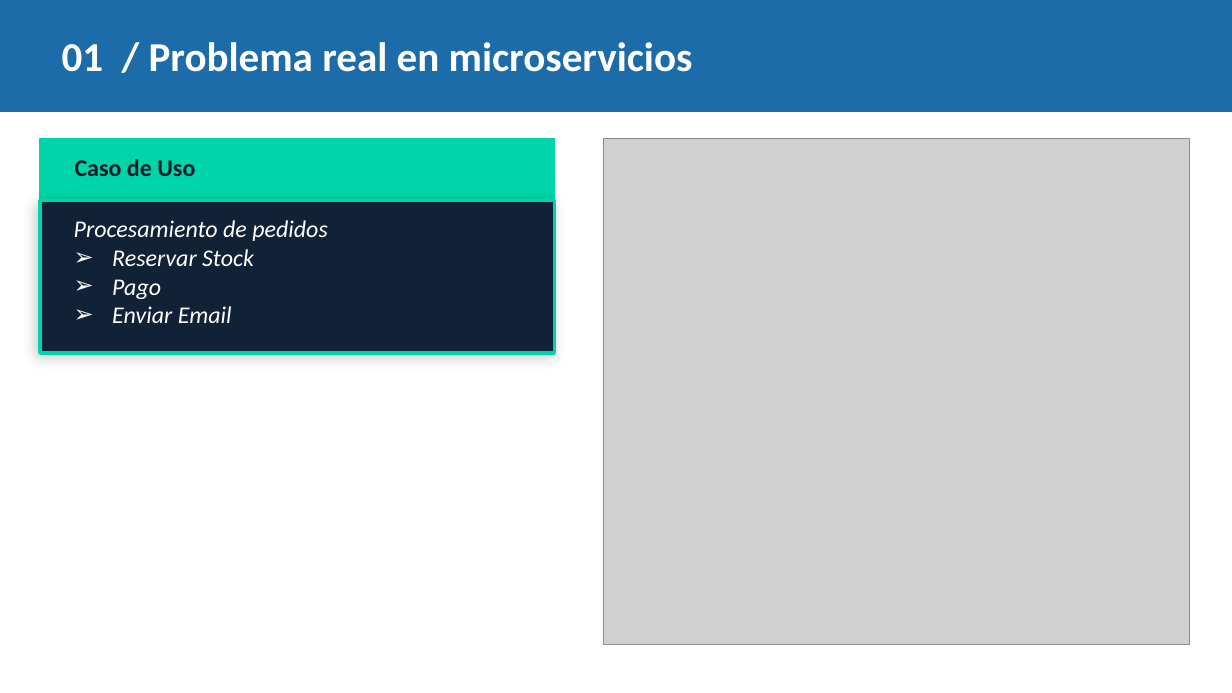
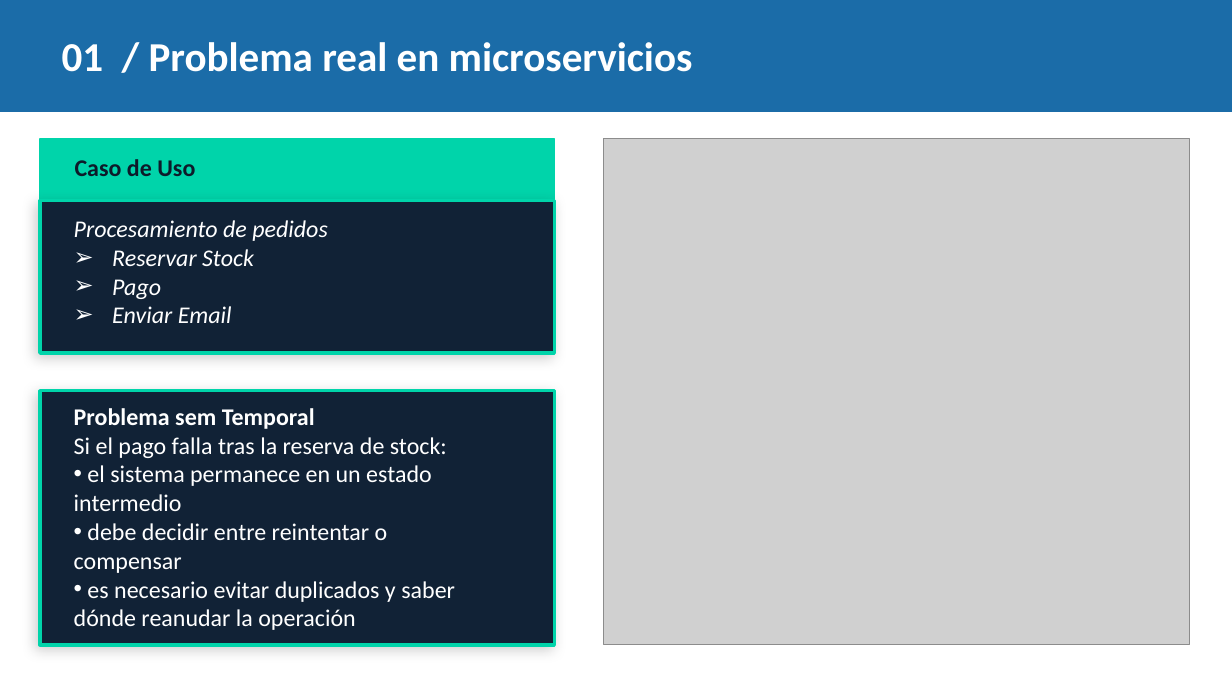
Before and after one commit to pedro-bvf/Temporal-IO, a slide deck: slide 3 of Temporal_IO_es.pptx. Drawn at 1232x693 pixels with LibreOffice and Linux fonts; fonts in the diff are those of the drawing; grey boxes stand for pictures. Boxes give left, top, right and bottom in pixels: in the first picture for what was removed or moved away, otherwise in the second. Text is boxed around its words. In the diff, an @@ line names an element or a change of style, - is before the commit and + after.

Commit message:
fix: fix presentation

```diff
--- a/Temporal_IO_es.pptx
+++ b/Temporal_IO_es.pptx
@@ rectangle added at <box>39,391,554,644</box>, fill #112236, outline #00D4AA 2 pt @@
@@ text added at <box>74,408,455,630</box>, 14 pt, text #FFFFFF @@
+Problema sem Temporal
+Si el pago falla tras la reserva de stock:
+• el sistema permanece en un estado intermedio
+• debe decidir entre reintentar o compensar
+• es necesario evitar duplicados y saber dónde reanudar la operación
```
Also in this commit, not shown: 1 slide added, 1 other file.
